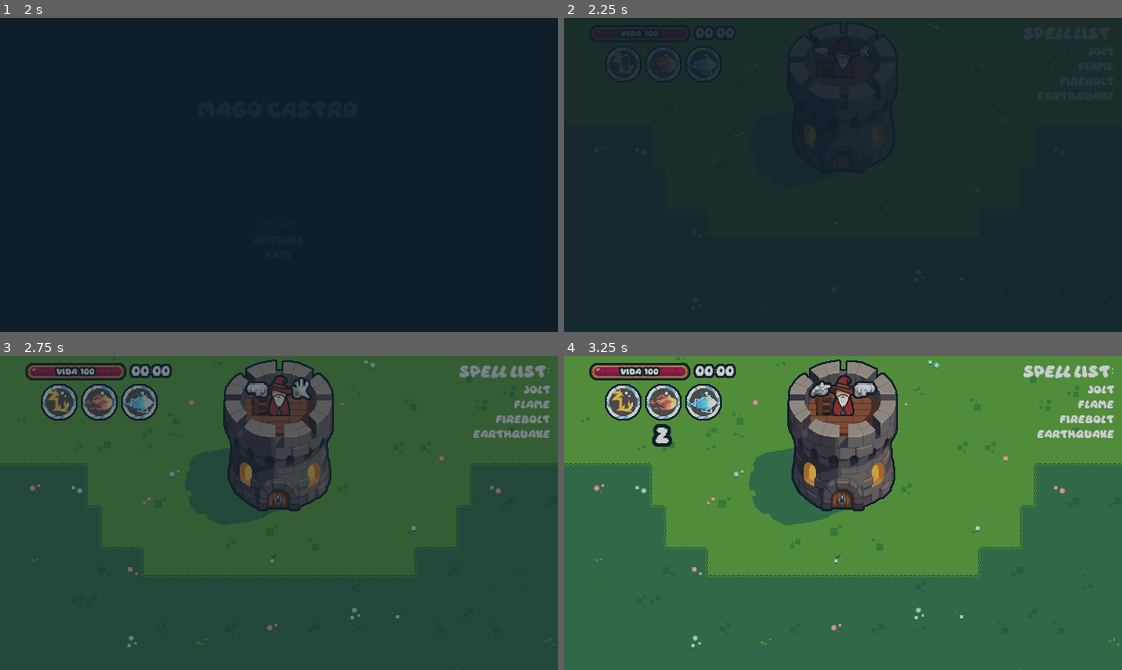
Above: before the commit, frames 1-4 (two rows, left to right).
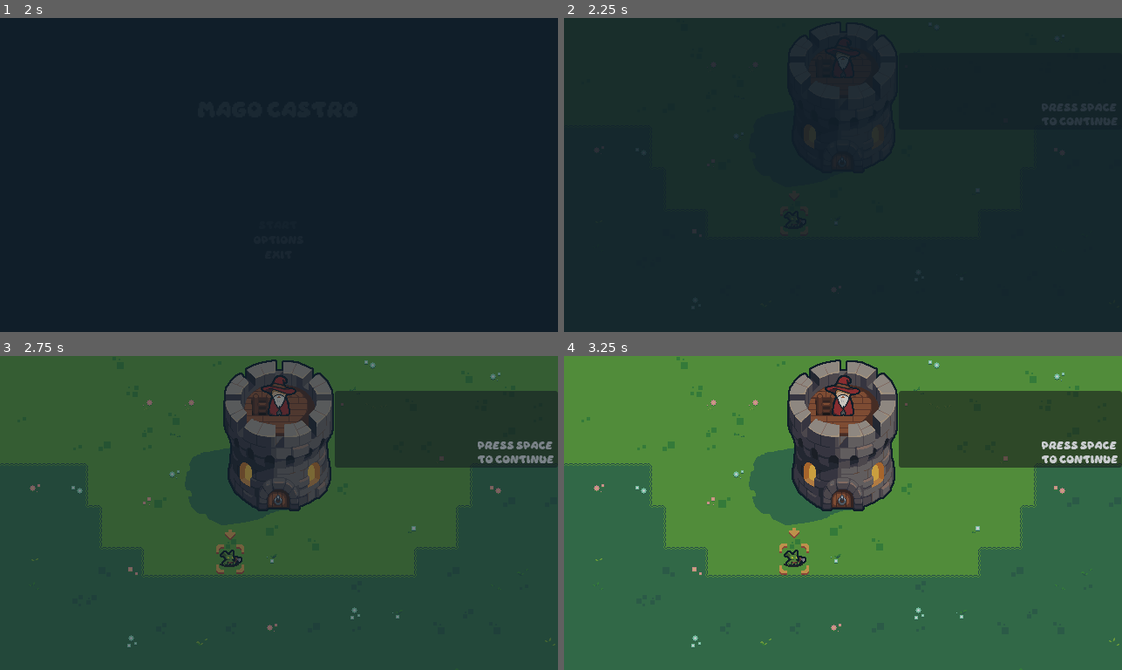
Above: after the commit, the same moments.

Repository: ignosuke/mago-castro
Game: Godot game, scene res://scenes/ui/MainMenu.tscn
The game is run twice, just before and just after one commit, with the same random seed, the same clock (stepped at 60 frames per second) and the same inputs.
Inputs:
- Up to frame 1 (2 s): click "Start" at 0.5 s; tap Enter at 1.25, 1.35 s; tap Space at 1.52 s
- Up to frame 2 (2.25 s): hold A from 2.03 s (still down); tap Backspace at 2.1 s
- Up to frame 3 (2.75 s): keep holding A; tap Space at 2.27 s
- Up to frame 4 (3.25 s): tap Space at 2.75 s; release A at 2.78 s; tap Z at 2.85 s

Frame 1 is identical in both runs. In frame 2, less than 0.1% of the frame differs, in the area x 46-55%, y 9-13%; in frame 3, 14%; in frame 4, 14%, in the area x 4-100%, y 2-70%.

Commit message:
itch.io project setup 0.2

Diff:
--- a/scenes/Game.tscn
+++ b/scenes/Game.tscn
@@ -1,9 +1,11 @@
-[gd_scene load_steps=8 format=4 uid="uid://dsypgiiynky7m"]
+[gd_scene load_steps=10 format=4 uid="uid://dsypgiiynky7m"]
 
 [ext_resource type="PackedScene" uid="uid://2dr4psea34po" path="res://scenes/ui/HUD.tscn" id="1_cpr0p"]
 [ext_resource type="Texture2D" uid="uid://h5c30022m6kx" path="res://assets/sprites/terrain/New Basic Tiles Free.png" id="1_s0nni"]
+[ext_resource type="Theme" uid="uid://hxly4oe8srts" path="res://assets/ui/default_theme.tres" id="2_kiw3p"]
 [ext_resource type="PackedScene" uid="uid://brtnpx5sgbdmx" path="res://scenes/player/MageTower.tscn" id="2_qbsmt"]
 [ext_resource type="PackedScene" uid="uid://y1mj31bv6ooq" path="res://scenes/enemies/HordeSpawner.tscn" id="4_78awf"]
+[ext_resource type="PackedScene" uid="uid://cqx4qbr3tl1e0" path="res://scenes/enemies/Dummy.tscn" id="6_aug50"]
 [ext_resource type="AudioStream" uid="uid://d3n0j52w2eq8h" path="res://assets/audio/game_music.wav" id="7_kiw3p"]
 
 [sub_resource type="TileSetAtlasSource" id="TileSetAtlasSource_aug50"]
@@ -138,6 +140,51 @@
 [node name="Game" type="Node2D"]
 
 [node name="HUD" parent="." instance=ExtResource("1_cpr0p")]
+visible = false
+
+[node name="Tutorial" type="CanvasLayer" parent="."]
+
+[node name="MarginContainer" type="MarginContainer" parent="Tutorial"]
+anchors_preset = -1
+anchor_left = 0.6
+anchor_top = 0.11100001
+anchor_right = 1.0
+anchor_bottom = 0.356
+offset_top = 0.0399971
+offset_bottom = -0.16000366
+grow_horizontal = 2
+grow_vertical = 2
+theme = ExtResource("2_kiw3p")
+
+[node name="Panel" type="Panel" parent="Tutorial/MarginContainer"]
+layout_mode = 2
+
+[node name="Dialog" type="Label" parent="Tutorial/MarginContainer/Panel"]
+layout_mode = 1
+anchors_preset = -1
+anchor_left = 0.031000001
+anchor_top = 0.091000006
+anchor_right = 0.96900004
+anchor_bottom = 0.90900004
+offset_left = 0.06399965
+offset_top = -0.008000374
+offset_right = -0.06401062
+offset_bottom = 0.0079956055
+
+[node name="Continue" type="Label" parent="Tutorial/MarginContainer/Panel"]
+layout_mode = 1
+anchors_preset = -1
+anchor_left = 0.031000001
+anchor_top = 0.091000006
+anchor_right = 0.96900004
+anchor_bottom = 0.90900004
+offset_left = 156.064
+offset_top = 47.992
+offset_right = 3.9359894
+offset_bottom = 5.0079956
+theme_override_font_sizes/font_size = 8
+text = "Press SPACE
+to continue"
 
 [node name="Terrain" type="Node2D" parent="."]
 metadata/_edit_lock_ = true
@@ -162,3 +209,6 @@
 volume_db = -20.0
 autoplay = true
 bus = &"Music"
+
+[node name="Dummy" parent="." instance=ExtResource("6_aug50")]
+position = Vector2(264, 232)
--- /dev/null
+++ b/scenes/enemies/Dummy.tscn
@@ -0,0 +1,69 @@
+[gd_scene load_steps=9 format=3 uid="uid://cqx4qbr3tl1e0"]
+
+[ext_resource type="Script" uid="uid://dnt3so0mk6vsa" path="res://scripts/enemies/dummy.gd" id="1_gwx3r"]
+[ext_resource type="Texture2D" uid="uid://njsjth2pp66u" path="res://assets/sprites/enemies/enemies.png" id="1_jyxob"]
+[ext_resource type="Script" uid="uid://bmpicykhtdt61" path="res://scripts/hurtbox.gd" id="2_fs1u8"]
+
+[sub_resource type="CapsuleShape2D" id="CapsuleShape2D_cbii8"]
+
+[sub_resource type="AtlasTexture" id="AtlasTexture_ajg0a"]
+atlas = ExtResource("1_jyxob")
+region = Rect2(0, 64, 32, 32)
+
+[sub_resource type="AtlasTexture" id="AtlasTexture_k3nxr"]
+atlas = ExtResource("1_jyxob")
+region = Rect2(64, 64, 32, 32)
+
+[sub_resource type="SpriteFrames" id="SpriteFrames_1wa3b"]
+animations = [{
+"frames": [{
+"duration": 1.0,
+"texture": SubResource("AtlasTexture_ajg0a")
+}, {
+"duration": 1.0,
+"texture": SubResource("AtlasTexture_k3nxr")
+}],
+"loop": true,
+"name": &"idle",
+"speed": 3.0
+}]
+
+[sub_resource type="CircleShape2D" id="CircleShape2D_8hi83"]
+
+[node name="Dummy" type="Area2D"]
+collision_layer = 2
+collision_mask = 0
+script = ExtResource("1_gwx3r")
+
+[node name="CollisionShape2D" type="CollisionShape2D" parent="."]
+position = Vector2(0, -1)
+rotation = -1.5707964
+shape = SubResource("CapsuleShape2D_cbii8")
+debug_color = Color(0.956863, 0, 0, 0.419608)
+
+[node name="Shade" type="Sprite2D" parent="."]
+position = Vector2(-1, 7)
+texture = ExtResource("1_jyxob")
+region_enabled = true
+region_rect = Rect2(69, 55, 22, 6)
+
+[node name="Animator" type="AnimatedSprite2D" parent="."]
+position = Vector2(0, 8)
+sprite_frames = SubResource("SpriteFrames_1wa3b")
+animation = &"idle"
+autoplay = "idle"
+offset = Vector2(2, -16)
+
+[node name="HurtBox" type="Area2D" parent="."]
+collision_layer = 0
+collision_mask = 8
+script = ExtResource("2_fs1u8")
+metadata/_custom_type_script = "uid://bmpicykhtdt61"
+
+[node name="CollisionShape2D" type="CollisionShape2D" parent="HurtBox"]
+position = Vector2(0, -1)
+shape = SubResource("CircleShape2D_8hi83")
+
+[node name="RayCast2D" type="RayCast2D" parent="."]
+collide_with_areas = true
+collide_with_bodies = false
--- a/scenes/player/Hand.tscn
+++ b/scenes/player/Hand.tscn
@@ -6,6 +6,21 @@
 [ext_resource type="Texture2D" uid="uid://cw5g1gt18yypb" path="res://assets/sprites/player/punch.png" id="4_75esp"]
 [ext_resource type="Texture2D" uid="uid://8280vb3ruwpb" path="res://assets/sprites/player/extended front.png" id="5_mv7on"]
 [ext_resource type="Texture2D" uid="uid://o38kya5sc1i6" path="res://assets/sprites/player/extended back.png" id="6_tiodh"]
+
+[sub_resource type="Animation" id="Animation_e76e1"]
+length = 0.001
+tracks/0/type = "value"
+tracks/0/imported = false
+tracks/0/enabled = true
+tracks/0/path = NodePath("Sprite2D:scale")
+tracks/0/interp = 1
+tracks/0/loop_wrap = true
+tracks/0/keys = {
+"times": PackedFloat32Array(0),
+"transitions": PackedFloat32Array(1),
+"update": 0,
+"values": [Vector2(1, 1)]
+}
 
 [sub_resource type="Animation" id="Animation_cvygc"]
 resource_name = "new_gesture"
@@ -23,8 +38,9 @@
 "values": [Vector2(0, 0), Vector2(1.2, 1.2), Vector2(0.9, 0.9), Vector2(1.1, 1.1)]
 }
 
-[sub_resource type="Animation" id="Animation_e76e1"]
-length = 0.001
+[sub_resource type="Animation" id="Animation_75esp"]
+resource_name = "hide_hand"
+length = 0.25
 tracks/0/type = "value"
 tracks/0/imported = false
 tracks/0/enabled = true
@@ -32,15 +48,16 @@
 tracks/0/interp = 1
 tracks/0/loop_wrap = true
 tracks/0/keys = {
-"times": PackedFloat32Array(0),
-"transitions": PackedFloat32Array(1),
+"times": PackedFloat32Array(0, 0.25),
+"transitions": PackedFloat32Array(1, 1),
 "update": 0,
-"values": [Vector2(1, 1)]
+"values": [Vector2(1, 1), Vector2(0, 0)]
 }
 
 [sub_resource type="AnimationLibrary" id="AnimationLibrary_e76e1"]
 _data = {
 &"RESET": SubResource("Animation_e76e1"),
+&"hide_hand": SubResource("Animation_75esp"),
 &"new_gesture": SubResource("Animation_cvygc")
 }
 
--- /dev/null
+++ b/scripts/enemies/dummy.gd
@@ -0,0 +1,19 @@
+extends Enemy
+
+@onready var hurt_box: HurtBox = $HurtBox
+
+func _ready() -> void:
+	_init(10.0, 0, 0.0, 0.0)
+
+	hurt_box.DETECTED_HITBOX.connect(_take_damage)
+
+	raycast = $RayCast2D
+
+func _track_tower(_delta: float) -> void:
+	pass
+
+func _physics_process(_delta: float) -> void:
+	raycast.target_position = GameManager.tower_pos - raycast.global_position
+
+func _take_damage(_incoming_damage: int) -> void:
+	queue_free()
--- a/scripts/horde_spawner.gd
+++ b/scripts/horde_spawner.gd
@@ -16,7 +16,7 @@
 	spawn_timer.timeout.connect(_on_spawn_timer_timeout)
 	spawn_curve = create_difficulty_curve()
 
-	start_spawning()
+	#start_spawning()
 
 func start_spawning():
 	is_spawning = true
--- a/scripts/player/hand.gd
+++ b/scripts/player/hand.gd
@@ -4,12 +4,21 @@
 
 @onready var sprite: Sprite2D = $Sprite2D
 @onready var animation_player: AnimationPlayer = $AnimationPlayer
+var hide_timer: Timer = Timer.new()
 
 var last_picked: Texture2D
+
+func _ready() -> void:
+	hide()
+	add_child(hide_timer)
+	hide_timer.one_shot = true
+	hide_timer.wait_time = 0.3
+	hide_timer.timeout.connect(func(): animation_player.play("hide_hand"))
 
 func change_gesture():
 	sprite.texture = select_gesture()
 	animation_player.play("new_gesture")
+	hide_timer.start()
 
 func select_gesture() -> Texture2D:
 	gestures.shuffle()
Not shown: 1 places in scenes/player/Hand.tscn that only renumber resources
Not shown, added: scripts/enemies/dummy.gd.uid
